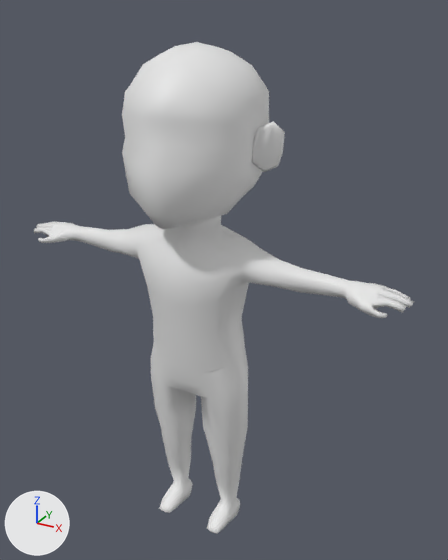
An edit to the Blender file Asset/Asset.blend, drawn before and after from the same camera.
The view is the same before and after, from a 50 mm lens placed at (0.869, -1.436, 1.58), pointed at (0.058, 0.04, 0.842). Every picture has the same lights, and +X, +Y and +Z are marked at lower left. Materials are left out; every surface is plain grey.

In view in the first picture: 'Male_CharacterBase'.
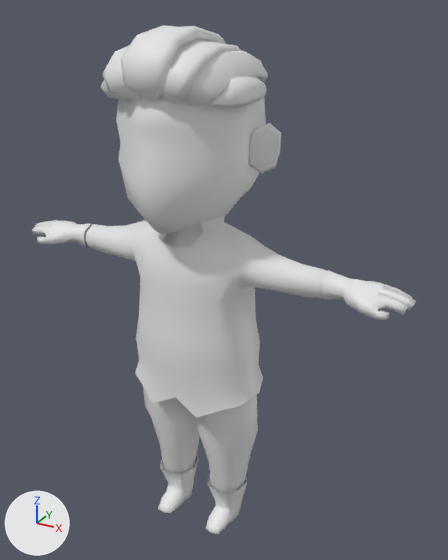
Scene script edits in JSON lines:
```json
{"block": "me_cube_004", "where": "# used by ob_male_characterbase; location = (0.0, 0.0, 0.0)"}
{"op": "remove", "block": "me_cube_004", "code": "me_cube_004.from_pydata(...)  # 433 vertices, 419 faces; spans x 0.0..0.62, y -0.24..0.2, z 0.0..1.5"}
{"op": "add", "block": "me_cube_004", "code": "me_cube_004.from_pydata(...)  # 824 vertices, 838 faces; spans x -0.62..0.62, y -0.25..0.18, z 0.0..1.5"}
{"block": "me_cube_004", "change": "me_cube_004 part 1: 61 vertices moved from x 0.02..0.24, y -0.23..0.19, z 1.06..1.49 to x 0.02..0.24, y -0.25..0.17, z 1.05..1.49; 44 vertices removed from x 0.0..0.24, y -0.24..0.2, z 0.62..1.5; 435 vertices added at x -0.62..0.24, y -0.25..0.18, z 0.0..1.5"}
{"op": "add", "block": "me_nurbspath_023", "code": ["me_nurbspath_023 = bpy.data.meshes.new('NurbsPath.023')", "me_nurbspath_023.from_pydata(...)  # 448 vertices, 392 faces; spans x -3.93..-2.42, y -1.22..0.43, z 4.02..5.58", "me_nurbspath_023.polygons.foreach_set('use_smooth', [True] * 392)"]}
{"op": "add", "block": "me_cube_003", "code": ["me_cube_003 = bpy.data.meshes.new('Cube.003')", "me_cube_003.from_pydata(...)  # 265 vertices, 236 faces; spans x -0.2..0.2, y -0.124..0.121, z 0.0..0.575", "me_cube_003.polygons.foreach_set('use_smooth', [True] * 236)"]}
{"op": "add", "block": "me_cube_002", "code": ["me_cube_002 = bpy.data.meshes.new('Cube.002')", "me_cube_002.from_pydata(...)  # 472 vertices, 448 faces; spans x -0.621..0.621, y -0.17..0.16, z 0.485..1.071", "me_cube_002.polygons.foreach_set('use_smooth', [True] * 448)"]}
{"op": "remove", "block": "ob_male_characterbase", "code": "_m = ob_male_characterbase.modifiers.new('Mirror', 'MIRROR')"}
{"op": "remove", "block": "ob_male_characterbase", "code": "_m.use_clip = True"}
{"op": "add", "block": "ob_hair", "code": ["ob_hair = bpy.data.objects.new('Hair', me_nurbspath_023)", "ob_hair.location = (0.0, 0.014, 0.0)", "ob_hair.rotation_euler = (-0.0942, 0.611, -1.734)  # degrees (-5.4, 35, -99)", "ob_hair.scale = (0.243, 0.243, 0.243)"]}
{"op": "add", "block": "ob_male_bottom_1", "code": ["ob_male_bottom_1 = bpy.data.objects.new('Male_Bottom_1', me_cube_003)", "ob_male_bottom_1.location = (0.0, 0.0, 0.0)"]}
{"op": "add", "block": "ob_male_top_1", "code": ["ob_male_top_1 = bpy.data.objects.new('Male_Top_1', me_cube_002)", "ob_male_top_1.location = (0.0, 0.0, 0.0)"]}
```

Pixel boxes [x1, y1, x2, y2] of what changed, in the pictures (448 x 560 px):
```json
{"object": "Male_CharacterBase", "change": "reshaped, modifiers changed", "before": [34, 42, 414, 534], "after": [84, 94, 281, 248]}
{"object": "Male_Top_1", "change": "added", "after": [32, 216, 416, 418]}
{"object": "Hair", "change": "added", "after": [101, 25, 268, 108]}
{"object": "Male_Bottom_1", "change": "added", "after": [143, 386, 258, 534]}
{"part": 1, "of": "me_cube_004", "change": "built on", "before": [122, 42, 285, 374], "after": [84, 94, 281, 248]}
```
